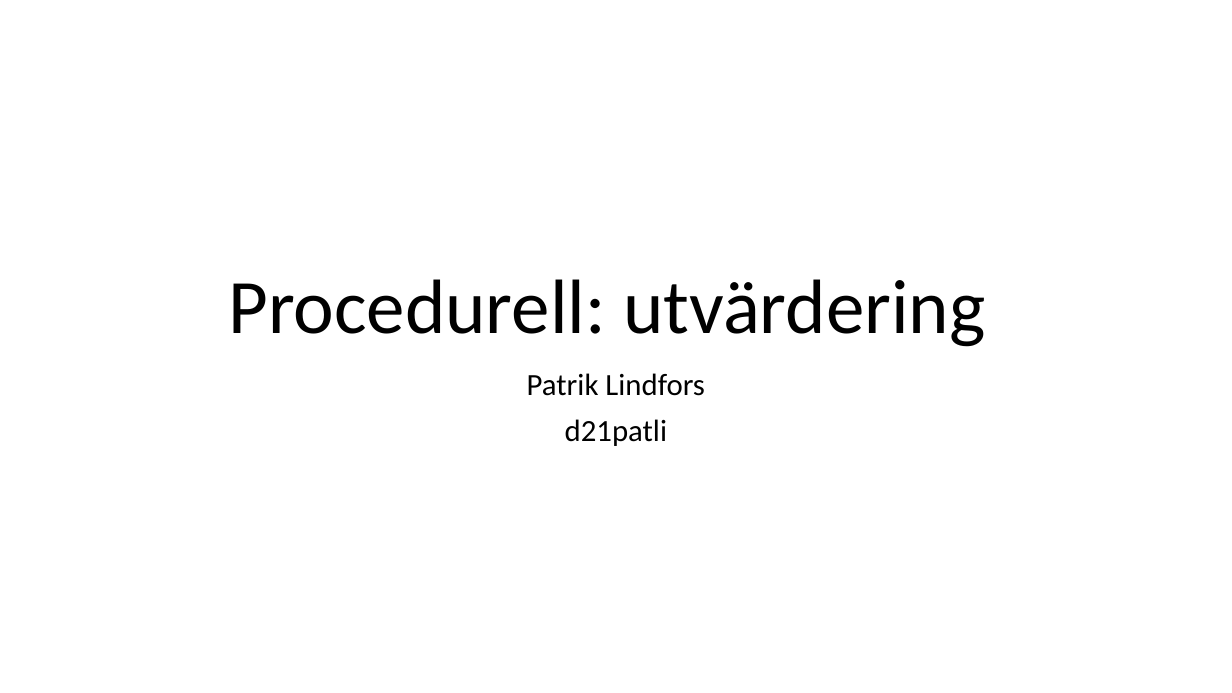
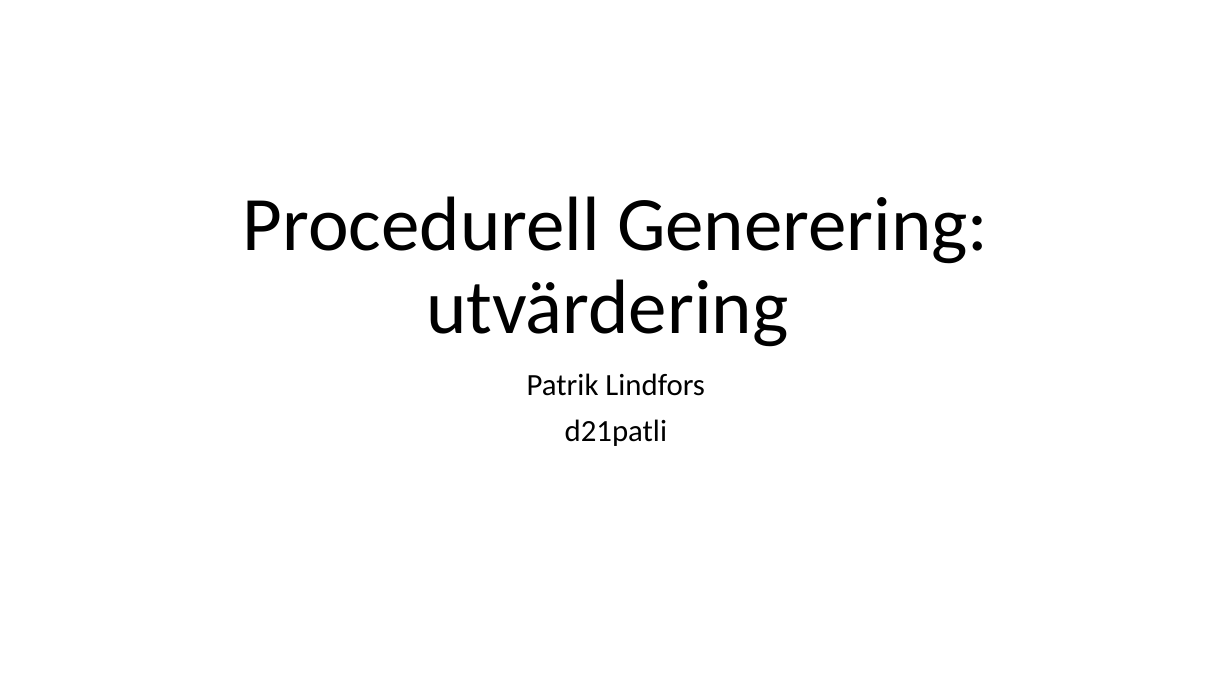
Before and after one commit to pythonpalle/sudoku, a slide deck: slide 1 of Procedurell_Generering_Utvardering.pptx. Drawn at 1232x693 pixels with LibreOffice and Linux fonts; fonts in the diff are those of the drawing. Boxes give left, top, right and bottom in pixels: in the first picture for what was removed or moved away, otherwise in the second. Text is boxed around its words. In the diff, an @@ line names an element or a change of style, - is before the commit and + after.

```diff
--- a/Procedurell_Generering_Utvardering.pptx
+++ b/Procedurell_Generering_Utvardering.pptx
@@ title at (243,196,988,347): text changed @@
-Procedurell: utvärdering
+Procedurell Generering: utvärdering
```
Also in this commit, not shown: 1 other file.
